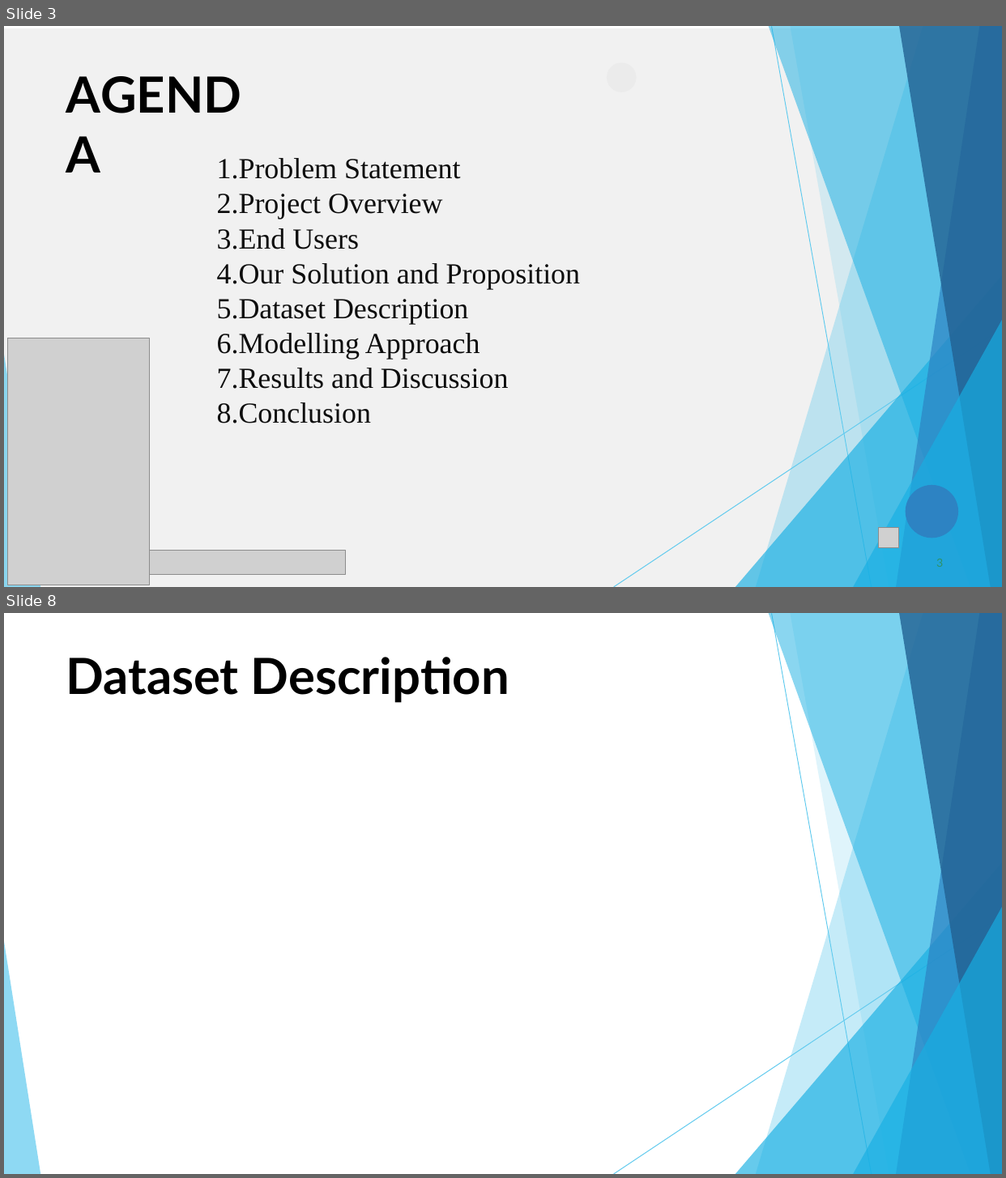
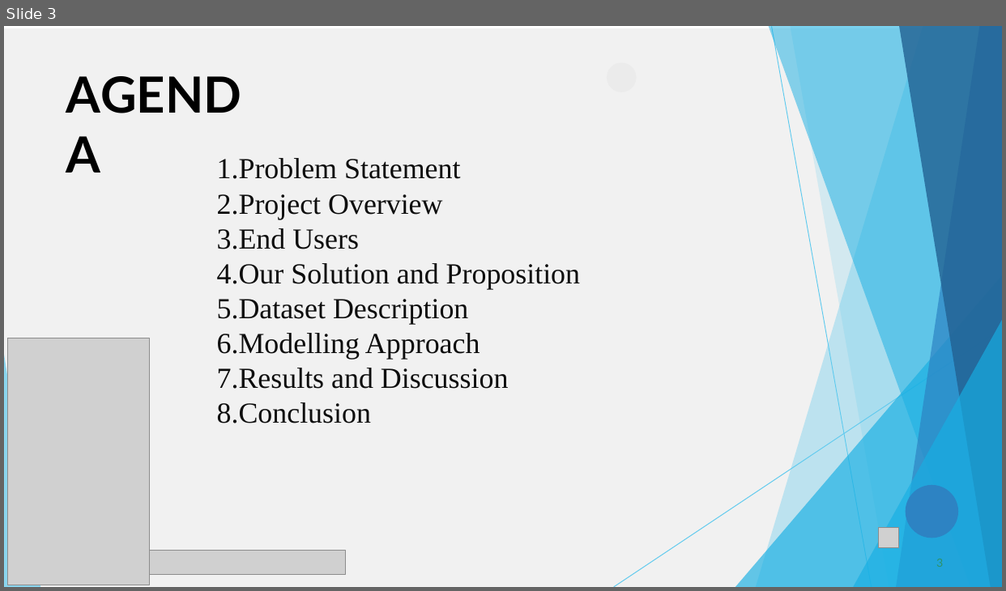
Before and after one commit to Priyapriya07/TNSDC-DA-EXCEL, a slide deck: Employee_Data_Analysis_2.pptx. Shown one above the other, each under a label of ours: slides 3 and 8 before the commit, slide 3 after it; the slides between them are not shown. The pictures are 1006x1178 and 1006x591 pixels, drawn with LibreOffice and Linux fonts; fonts in the diff are those of the drawing; grey boxes stand for pictures. Boxes give left, top, right and bottom in pixels: in the first picture for what was removed or moved away, otherwise in the second. Text is boxed around its words. In the diff, an @@ line names an element or a change of style, - is before the commit and + after.

```diff
--- a/Employee_Data_Analysis_2.pptx
+++ b/Employee_Data_Analysis_2.pptx
@@ slide 8 removed at box(4, 613, 1002, 1174), background #FFFFFF @@
@@ freeform shape removed at box(756, 613, 1002, 1174) @@
@@ freeform shape removed at box(769, 613, 1002, 1174) @@
@@ freeform shape removed at box(772, 614, 872, 1174) @@
@@ freeform shape removed at box(790, 613, 1002, 1174) @@
@@ freeform shape removed at box(897, 613, 1002, 1174) @@
@@ freeform shape removed at box(899, 613, 1002, 1174) @@
@@ title removed at box(66, 657, 509, 703) @@
-Dataset Description
@@ freeform shape removed at box(735, 862, 1002, 1174) @@
@@ freeform shape removed at box(614, 915, 1002, 1174) @@
@@ freeform shape removed at box(853, 907, 1002, 1174) @@
@@ freeform shape removed at box(4, 942, 40, 1174) @@
```
Also in this commit, not shown: 10 other slides changed, 1 slide added.
